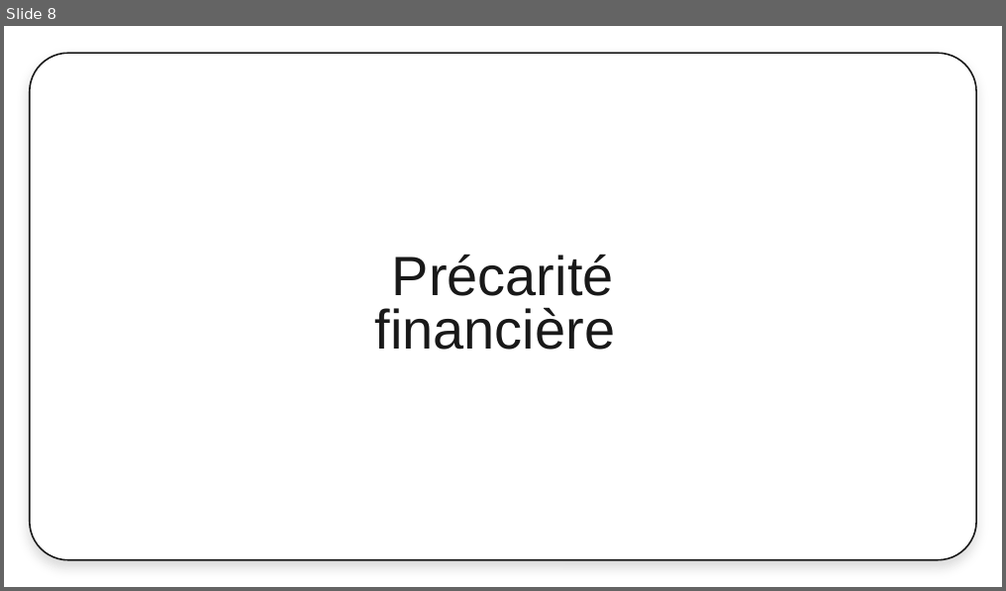
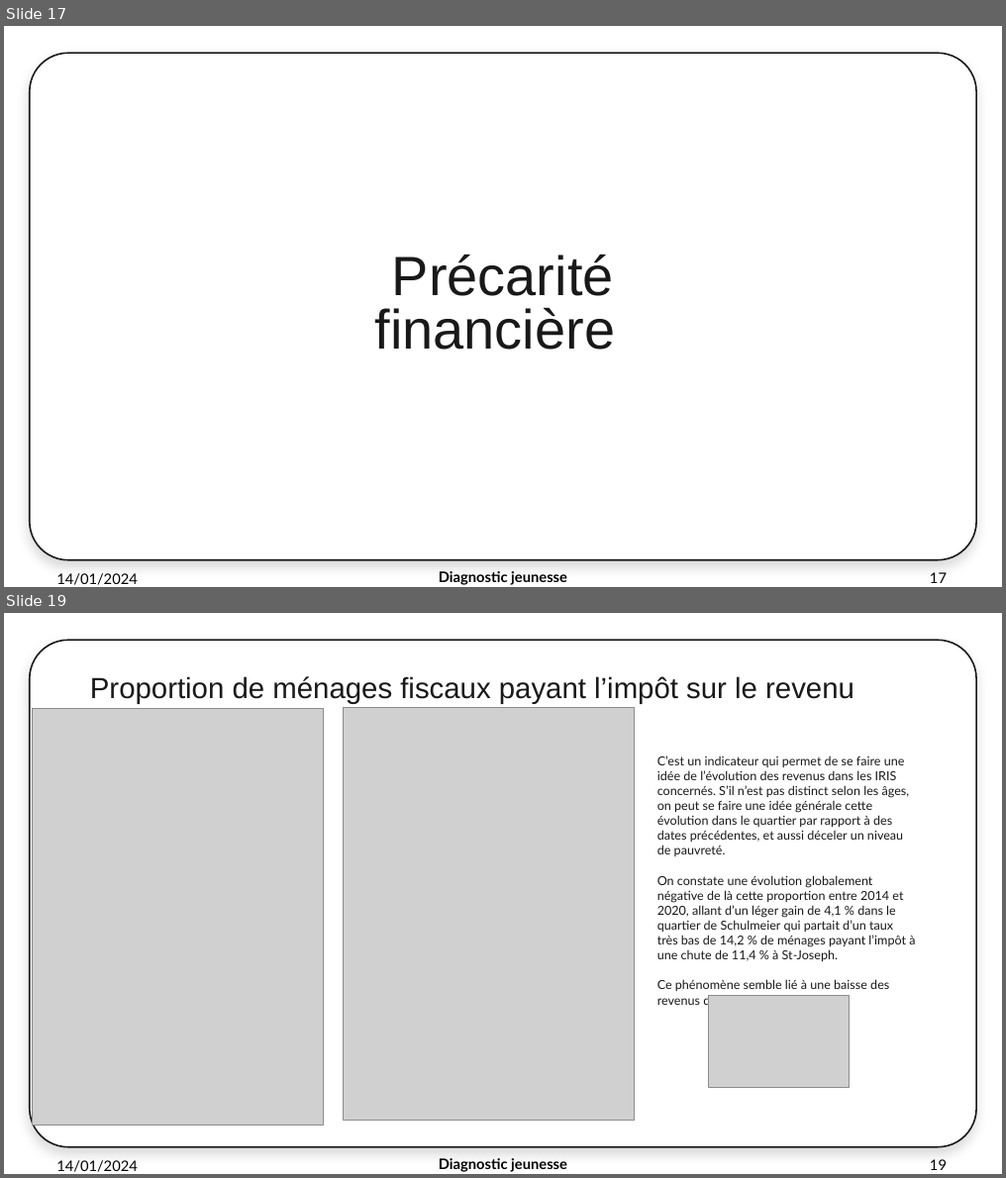
Before and after one commit to thibaud-ritzenthaler/diagnostic-de-territoire-M2, a slide deck: render/EurometropoleQPV.pptx. Shown one above the other, each under a label of ours: slide 8 before the commit, slides 17 and 19 after it; the slides between them are not shown. The pictures are 1006x591 and 1006x1178 pixels, drawn with LibreOffice and Linux fonts; fonts in the diff are those of the drawing; grey boxes stand for pictures; background and template pictures are left out. Boxes give left, top, right and bottom in pixels: in the first picture for what was removed or moved away, otherwise in the second. Text is boxed around its words. In the diff, an @@ line names an element or a change of style, - is before the commit and + after.

```diff
--- a/render/EurometropoleQPV.pptx
+++ b/render/EurometropoleQPV.pptx
@@ slide 19 added at [4, 613, 1002, 1174], background #FFFFFF; not listed: 1 template element that a slide beside it also shows @@
@@ title added at [90, 676, 854, 703], 28 pt, text #191919 @@
+Proportion de ménages fiscaux payant l’impôt sur le revenu
@@ picture added at [32, 708, 323, 1125] @@
@@ picture added at [344, 708, 635, 1121] @@
@@ text added at [657, 756, 915, 1008], 12 pt, text #191919 @@
+C’est un indicateur qui permet de se faire une idée de l’évolution des revenus dans les IRIS concernés. S’il n’est pas distinct selon les âges, on peut se faire une idée générale cette évolution dans le quartier par rapport à des dates précédentes, et aussi déceler un niveau de pauvreté.
+On constate une évolution globalement négative de là cette proportion entre 2014 et 2020, allant d’un léger gain de 4,1 % dans le quartier de Schulmeier qui partait d’un taux très bas de 14,2 % de ménages payant l’impôt à une chute de 11,4 % à St-Joseph.
+Ce phénomène semble lié à une baisse des revenus dans ces quartiers.
@@ picture added at [709, 995, 849, 1087] @@
@@ text added at [56, 1160, 138, 1172], 14 pt, text #000000 @@
+14/01/2024
@@ text added at [439, 1158, 567, 1172], 14 pt, text #000000, bold @@
+Diagnostic jeunesse
@@ page number added at [930, 1159, 946, 1170], 14 pt, text #000000 @@
+19
@@ what was slide 8 is now slide 17 @@
@@ slide 17 changed as well @@
@@ text added at [56, 573, 138, 585], 14 pt, text #000000 @@
+14/01/2024
@@ text added at [439, 571, 567, 585], 14 pt, text #000000, bold @@
+Diagnostic jeunesse
@@ page number added at [930, 572, 946, 583], 14 pt, text #000000 @@
+17
```
Also in this commit, not shown: 5 other slides changed, 13 other slides added, 3 slides removed, 8 other files.
